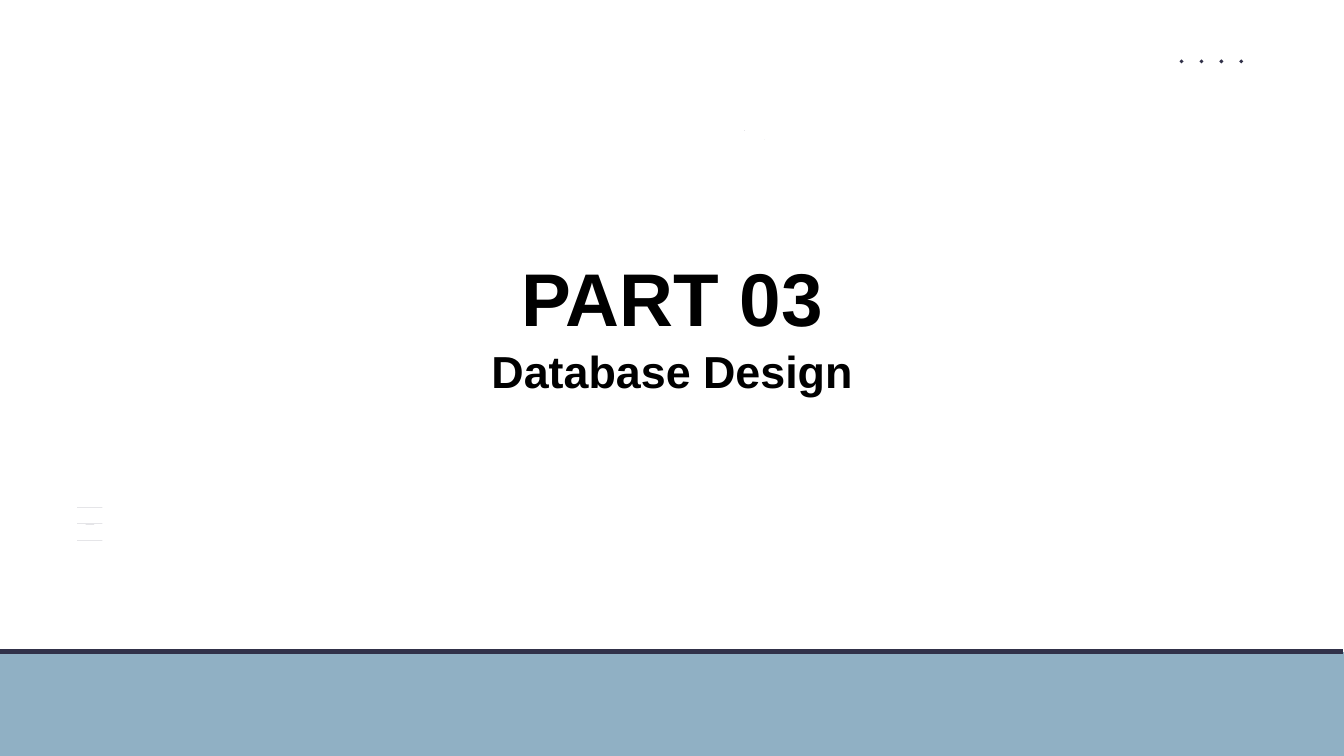
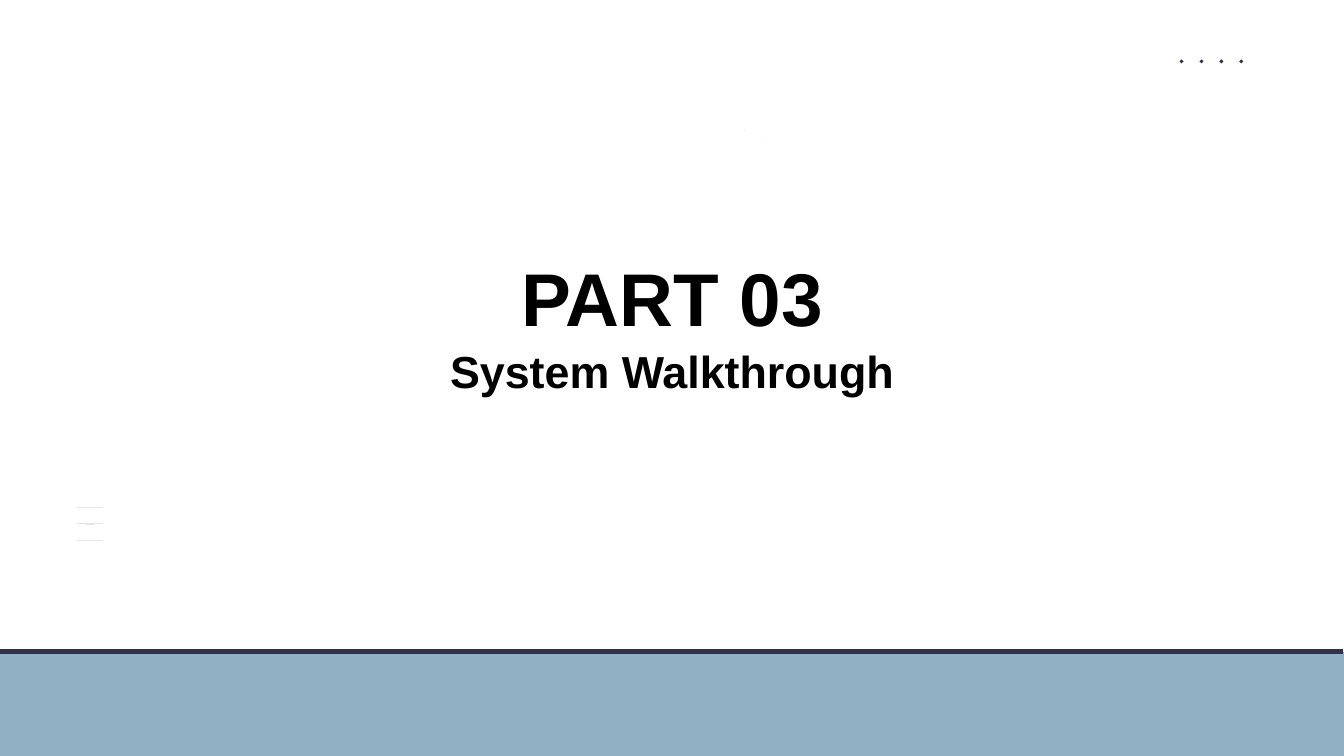
Before and after one commit to YanzhenHuang/CISC3003-Final-Project, a slide deck: slide 13 of My Project Archive/CISC3003-Project-Presentation (Final).pptx (slide 11 before the commit). Drawn at 1344x756 pixels with LibreOffice and Linux fonts; fonts in the diff are those of the drawing; background and template pictures are left out. Boxes give left, top, right and bottom in pixels: in the first picture for what was removed or moved away, otherwise in the second. Text is boxed around its words. In the diff, an @@ line names an element or a change of style, - is before the commit and + after.

```diff
--- a/My Project Archive/CISC3003-Project-Presentation (Final).pptx
+++ b/My Project Archive/CISC3003-Project-Presentation (Final).pptx
@@ text at <box>450,355,894,397</box>: text changed @@
-Database Design
+System Walkthrough
```
Also in this commit, not shown: 8 other slides changed, 5 slides added, 1 other file.
